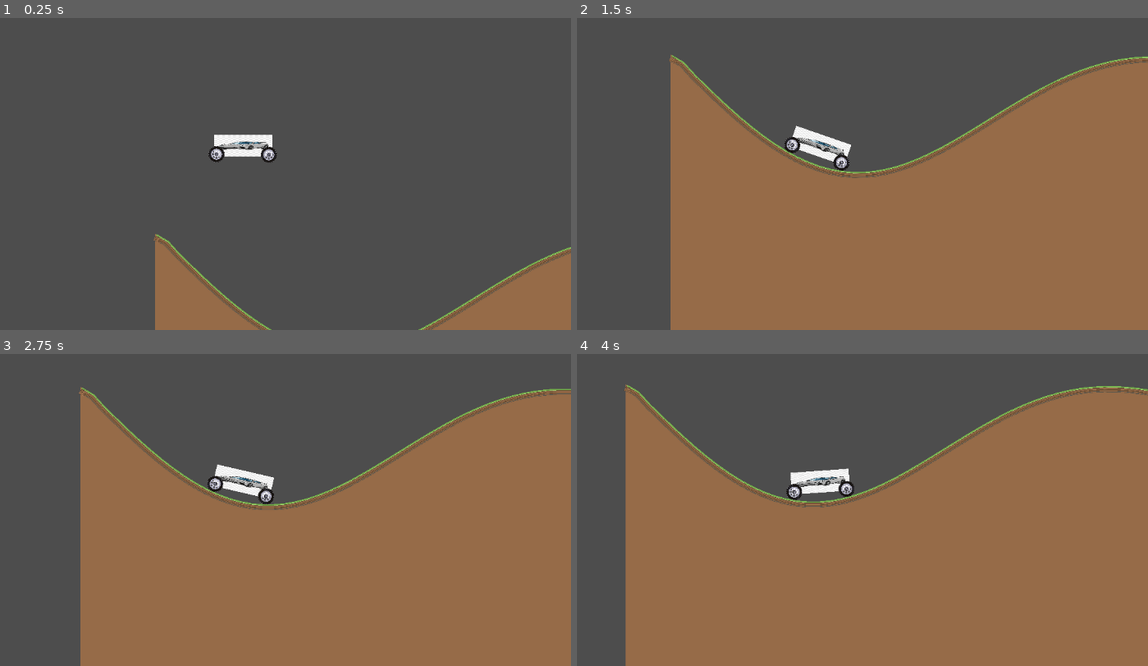
Above: before the commit, frames 1-4 (two rows, left to right).
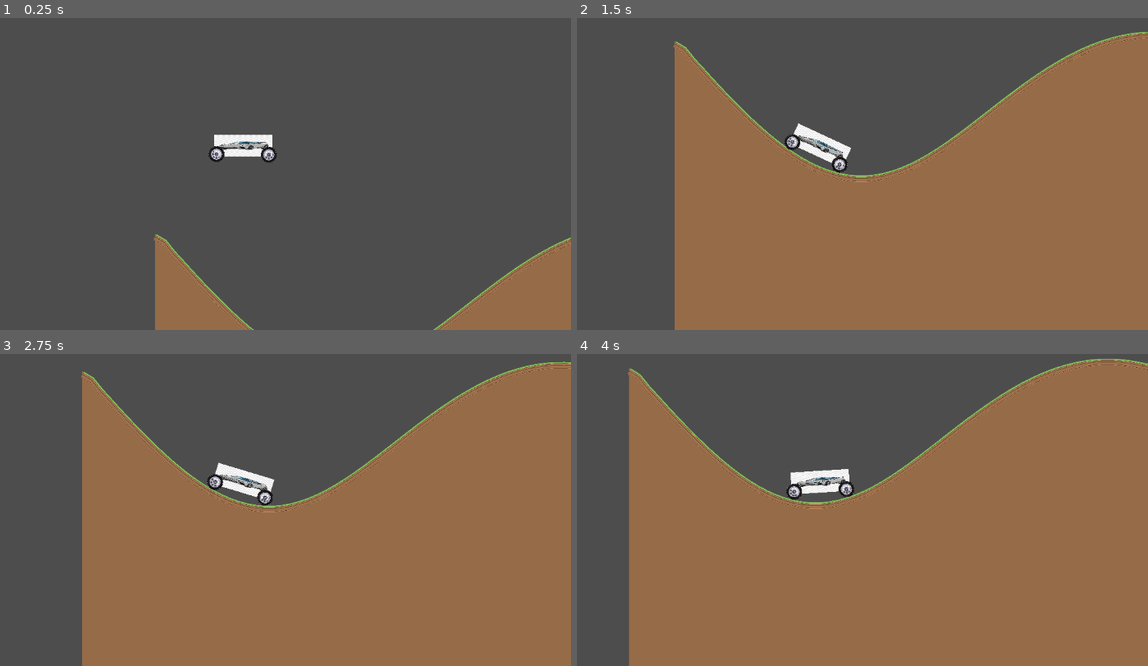
Above: after the commit, the same moments.

Repository: YanIgnacio/goToTownGame
Game: Godot game, scene res://scenes/gameScene.tscn
The game is run twice, just before and just after one commit, with the same random seed, the same clock (stepped at 60 frames per second) and the same inputs.
Inputs:
- Up to frame 1 (0.25 s): no input
- Up to frame 2 (1.5 s): hold Right (ui_right) 0.53-1.28 s; hold Left (ui_left) from 1.28 s (still down)
- Up to frame 3 (2.75 s): release Left (ui_left) at 2.03 s; hold Right (ui_right) from 2.03 s (still down)
- Up to frame 4 (4 s): release Right (ui_right) at 3.53 s; hold Left (ui_left) from 3.53 s (still down)

The runs differ from the first frame. In frame 1, 1.4% of the frame differs, in the area x 27-100%, y 69-100%; in frame 2, 5.1%; in frame 3, 5.2%; in frame 4, 6.0%, in the area x 8-100%, y 1-100%.

Commit message:
Ajustes de terreno

Diff:
--- a/go-to-town-game/scenes/terrain.tscn
+++ b/go-to-town-game/scenes/terrain.tscn
@@ -17,7 +17,7 @@
 position = Vector2(0, 6)
 width = 12.0
 texture = ExtResource("2_oqplg")
-texture_mode = 1
+texture_mode = 2
 
 [node name="StaticBody2D" type="StaticBody2D" parent="." unique_id=1540163885]
 
--- a/go-to-town-game/scripts/terrainGeneration.gd
+++ b/go-to-town-game/scripts/terrainGeneration.gd
@@ -1,9 +1,9 @@
 extends Node2D
 
 @export var chunk_width: int = 20000
-@export var point_spacing: int = 20
-@export var terrain_height: float = 450.0
-@export var noise_frequency: float = 0.0005  # lower for smoother hills
+@export var point_spacing: int = 16
+@export var terrain_height: float = 500.0
+@export var noise_frequency: float = 0.005  # lower for smoother hills
 @export var camera: Camera2D
 
 var noise := FastNoiseLite.new()
@@ -69,4 +69,4 @@
 	var cam_x = camera.global_position.x
 	if cam_x + 1200 > generated_up_to:
 		generate_terrain(generated_up_to)
-		generated_up_to += chunk_width  # ← matches chunk_width now
+		generated_up_to += chunk_width
